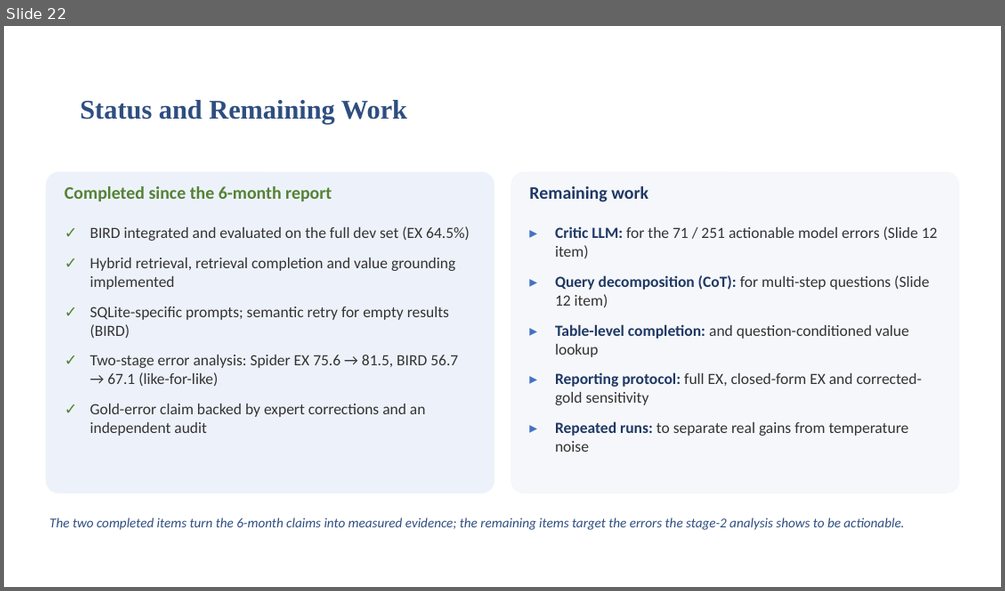
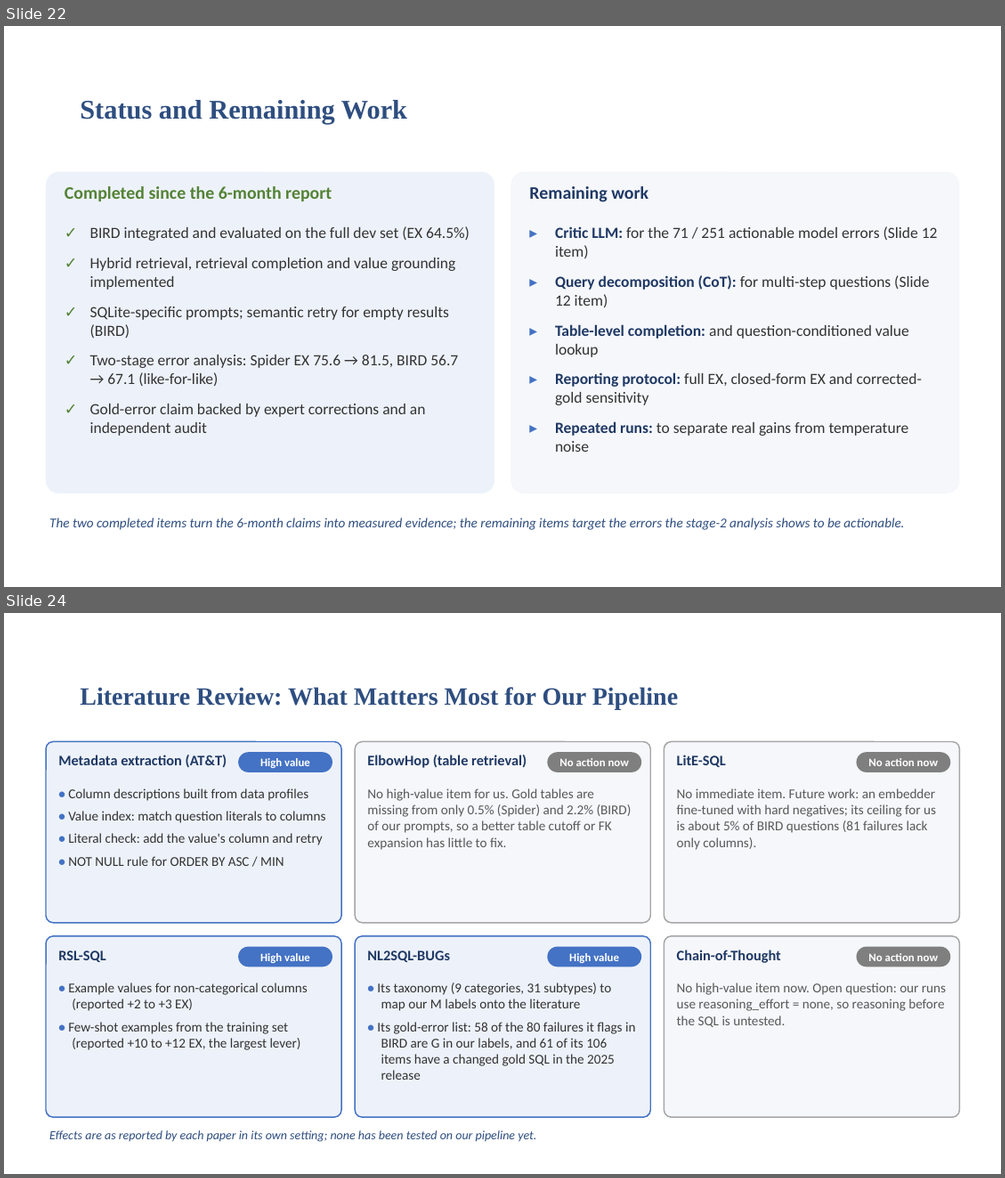
Before and after one commit to mohammadshakouri/Nl2SQL, a slide deck: docs/6months-reports_progress.pptx. Shown one above the other, each under a label of ours: slide 22 before the commit, slides 22 and 24 after it; the slides between them are not shown. The pictures are 1005x591 and 1005x1178 pixels, drawn with LibreOffice and Linux fonts; fonts in the diff are those of the drawing. Boxes give left, top, right and bottom in pixels: in the first picture for what was removed or moved away, otherwise in the second. Text is boxed around its words. In the diff, an @@ line names an element or a change of style, - is before the commit and + after.

```diff
--- a/docs/6months-reports_progress.pptx
+++ b/docs/6months-reports_progress.pptx
@@ slide 24 added at box(4, 613, 1001, 1174), background #FFFFFF @@
@@ title added at box(80, 687, 678, 710), 24 pt, text #2E4E80, bold @@
+Literature Review: What Matters Most for Our Pipeline
@@ rounded rectangle added at box(46, 742, 341, 923), fill #EDF2FA, outline #4472C4 1.25 pt @@
@@ rounded rectangle added at box(355, 742, 650, 923), fill #F5F7FA, outline #A6A6A6 1.25 pt @@
@@ rounded rectangle added at box(664, 742, 960, 923), fill #F5F7FA, outline #A6A6A6 1.25 pt @@
@@ text added at box(58, 755, 227, 768), 14 pt, text #1F3864, bold @@
+Metadata extraction (AT&T)
@@ rounded rectangle added at box(238, 752, 332, 772), fill #4472C4, 11 pt, text #FFFFFF, bold @@
+High value
@@ text added at box(367, 755, 526, 768), 14 pt, text #1F3864, bold @@
+ElbowHop (table retrieval)
@@ rounded rectangle added at box(548, 752, 642, 772), fill #7F7F7F, 11 pt, text #FFFFFF, bold @@
+No action now
@@ text added at box(677, 755, 726, 767), 14 pt, text #1F3864, bold @@
+LitE-SQL
@@ rounded rectangle added at box(857, 752, 951, 772), fill #7F7F7F, 11 pt, text #FFFFFF, bold @@
+No action now
@@ text added at box(68, 788, 326, 866), 13 pt, text #333333 @@
+• Column descriptions built from data profiles
+• Value index: match question literals to columns
+• Literal check: add the value's column and retry
+• NOT NULL rule for ORDER BY ASC / MIN
@@ text added at box(367, 788, 631, 850), 13 pt, text #595959 @@
+No high-value item for us. Gold tables are missing from only 0.5% (Spider) and 2.2% (BIRD) of our prompts, so a better table cutoff or FK expansion has little to fix.
@@ text added at box(677, 788, 936, 850), 13 pt, text #595959 @@
+No immediate item. Future work: an embedder fine-tuned with hard negatives; its ceiling for us is about 5% of BIRD questions (81 failures lack only columns).
@@ rounded rectangle added at box(46, 936, 341, 1117), fill #EDF2FA, outline #4472C4 1.25 pt @@
@@ text added at box(58, 950, 106, 962), 14 pt, text #1F3864, bold @@
+RSL-SQL
@@ rounded rectangle added at box(238, 947, 332, 966), fill #4472C4, 11 pt, text #FFFFFF, bold @@
+High value
@@ rounded rectangle added at box(355, 936, 650, 1117), fill #EDF2FA, outline #4472C4 1.25 pt @@
@@ text added at box(367, 950, 450, 962), 14 pt, text #1F3864, bold @@
+NL2SQL-BUGs
@@ rounded rectangle added at box(548, 947, 642, 966), fill #4472C4, 11 pt, text #FFFFFF, bold @@
+High value
@@ rounded rectangle added at box(664, 936, 960, 1117), fill #F5F7FA, outline #A6A6A6 1.25 pt @@
@@ text added at box(677, 949, 781, 963), 14 pt, text #1F3864, bold @@
+Chain-of-Thought
@@ rounded rectangle added at box(857, 947, 951, 966), fill #7F7F7F, 11 pt, text #FFFFFF, bold @@
+No action now
@@ text added at box(68, 982, 307, 1050), 13 pt, text #333333 @@
+• Example values for non-categorical columns (reported +2 to +3 EX)
+• Few-shot examples from the training set (reported +10 to +12 EX, the largest lever)
@@ text added at box(377, 982, 635, 1079), 13 pt, text #333333 @@
+• Its taxonomy (9 categories, 31 subtypes) to map our M labels onto the literature
+• Its gold-error list: 58 of the 80 failures it flags in BIRD are G in our labels, and 61 of its 106 items have a changed gold SQL in the 2025 release
@@ text added at box(677, 982, 946, 1027), 13 pt, text #595959 @@
+No high-value item now. Open question: our runs use reasoning_effort = none, so reasoning before the SQL is untested.
@@ text added at box(49, 1130, 536, 1142), 12 pt, text #2E4E80, italic @@
+Effects are as reported by each paper in its own setting; none has been tested on our pipeline yet.
```
Also in this commit, not shown: 2 other slides added, 2 other files.
